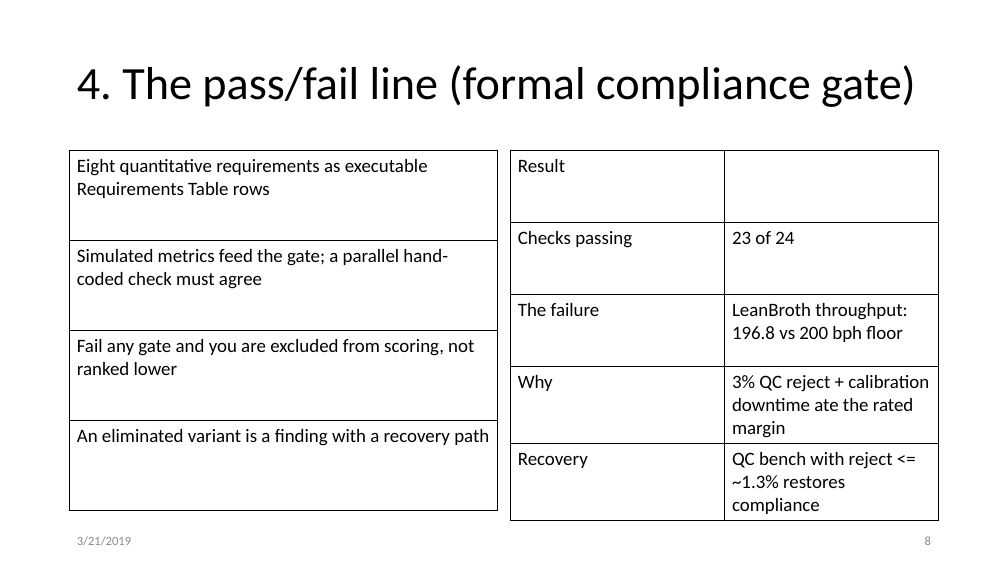
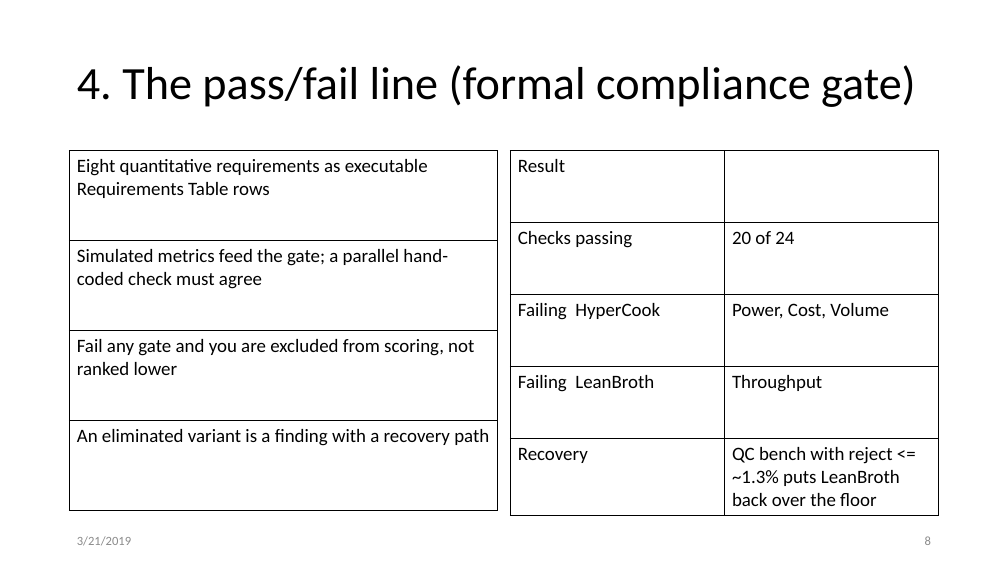
Before and after one commit to mathworks/system-composer-rflp-reference-example, a slide deck: slide 8 of docs/deliverables/GalacticSoupTradeDeck.pptx. Drawn at 1008x567 pixels with LibreOffice and Linux fonts; fonts in the diff are those of the drawing. Boxes give left, top, right and bottom in pixels: in the first picture for what was removed or moved away, otherwise in the second. Text is boxed around its words. In the diff, an @@ line names an element or a change of style, - is before the commit and + after.

```diff
--- a/docs/deliverables/GalacticSoupTradeDeck.pptx
+++ b/docs/deliverables/GalacticSoupTradeDeck.pptx
@@ table at box(510, 151, 938, 511) @@
-row 2, column 2: 23 of 24
+row 2, column 2: 20 of 24
-row 3, column 1: The failure
+row 3, column 1: Failing HyperCook
-row 3, column 2: LeanBroth throughput: 196.8 vs 200 bph floor
+row 3, column 2: Power, Cost, Volume
-row 4, column 1: Why
+row 4, column 1: Failing LeanBroth
-row 4, column 2: 3% QC reject + calibration downtime ate the rated margin
+row 4, column 2: Throughput
-row 5, column 2: QC bench with reject <= ~1.3% restores compliance
+row 5, column 2: QC bench with reject <= ~1.3% puts LeanBroth back over the floor
```
Also in this commit, not shown: 1 other slide changed, 19 other files.
